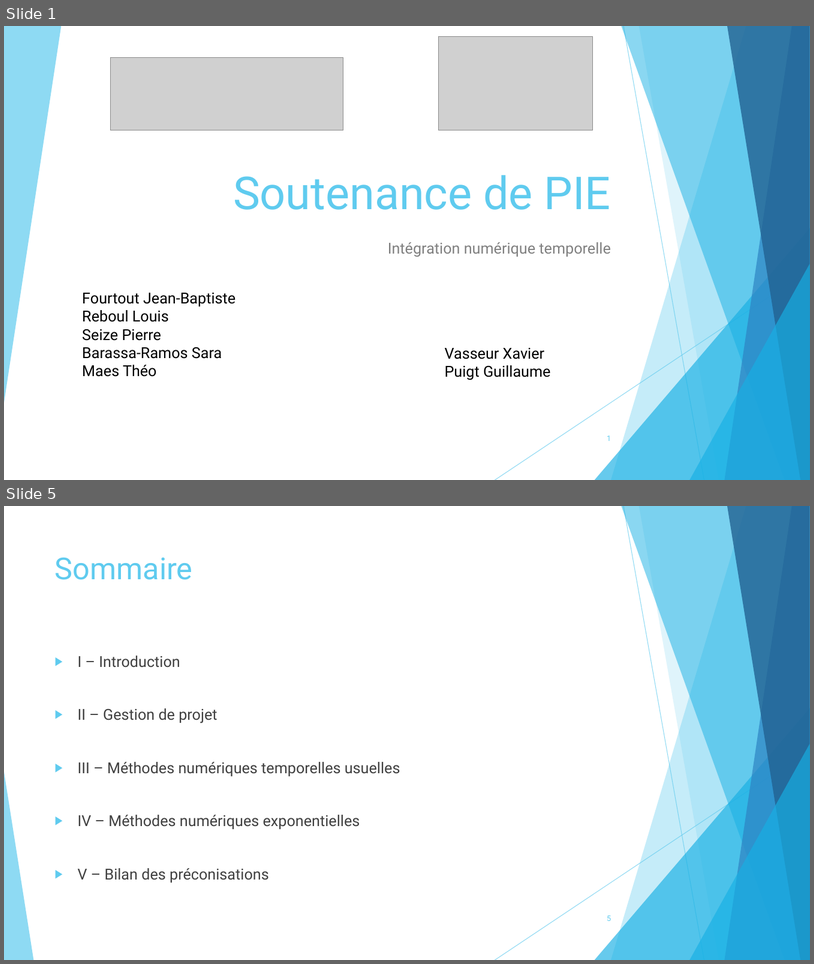
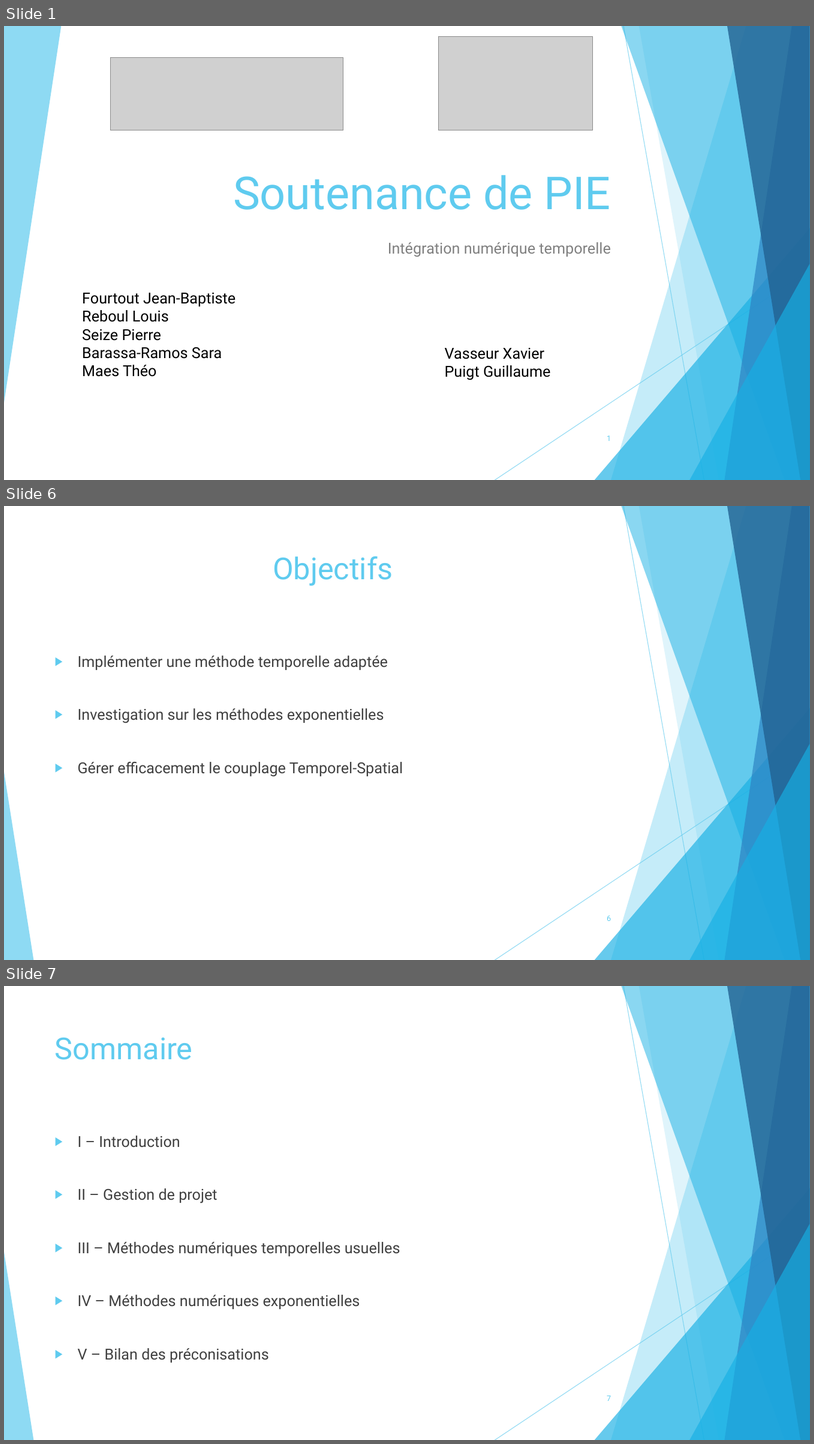
Before and after one commit to pierreXVI/PIE, a slide deck: oral_presentation/Oral_presentation_12_02_2019.pptx. Shown one above the other, each under a label of ours: slides 1 and 5 before the commit, slides 1, 6 and 7 after it; the slides between them are not shown. The pictures are 814x964 and 814x1444 pixels, drawn with LibreOffice and Linux fonts; fonts in the diff are those of the drawing; grey boxes stand for pictures. Boxes give left, top, right and bottom in pixels: in the first picture for what was removed or moved away, otherwise in the second. Text is boxed around its words. In the diff, an @@ line names an element or a change of style, - is before the commit and + after.

```diff
--- a/oral_presentation/Oral_presentation_12_02_2019.pptx
+++ b/oral_presentation/Oral_presentation_12_02_2019.pptx
@@ slide 6 added at bbox=[4, 506, 810, 960], background #FFFFFF; not listed: 10 template elements that a slide beside it also shows @@
@@ title added at bbox=[273, 556, 393, 586], 36 pt, text #5FCBEF @@
+Objectifs
@@ text added at bbox=[78, 655, 403, 777], 18 pt, text #404040 @@
+▶ Implémenter une méthode temporelle adaptée
+▶ Investigation sur les méthodes exponentielles
+▶ Gérer efficacement le couplage Temporel-Spatial
@@ page number added at bbox=[607, 915, 611, 921], 9 pt, text #5FCBEF @@
+6
@@ what was slide 5 is now slide 7 @@
@@ page number at bbox=[607, 1395, 611, 1401]: text changed @@
-5
+7
```
Also in this commit, not shown: 12 slides changed, 5 other slides added, 3 slides removed, 8 other files.
